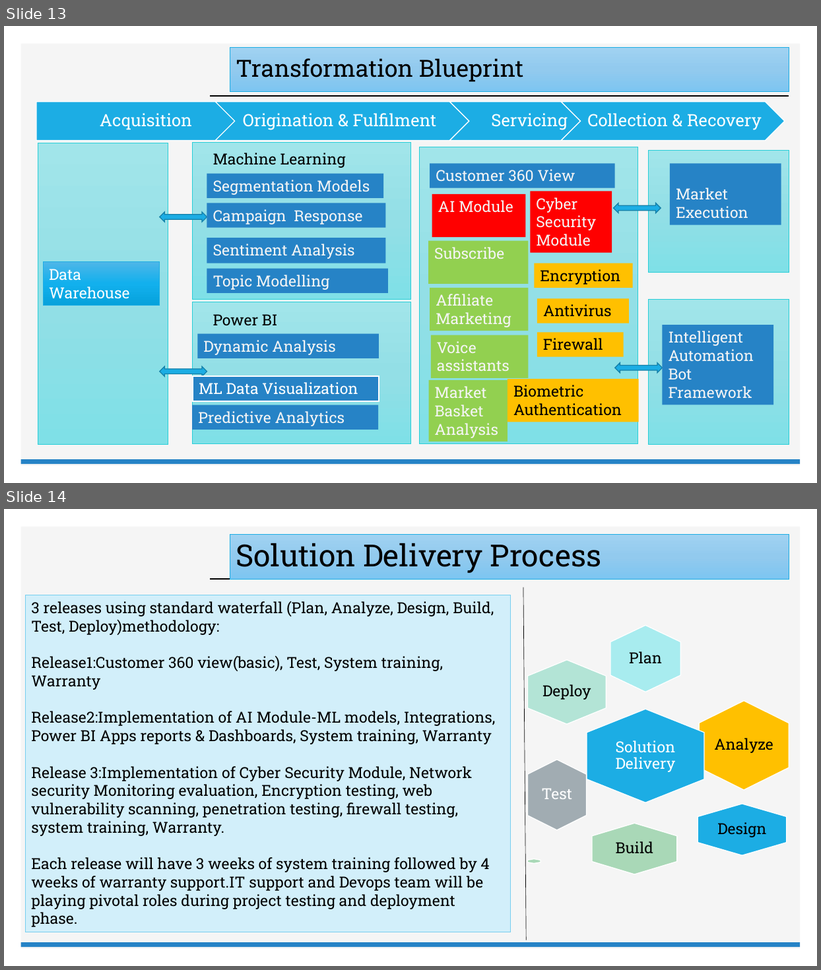
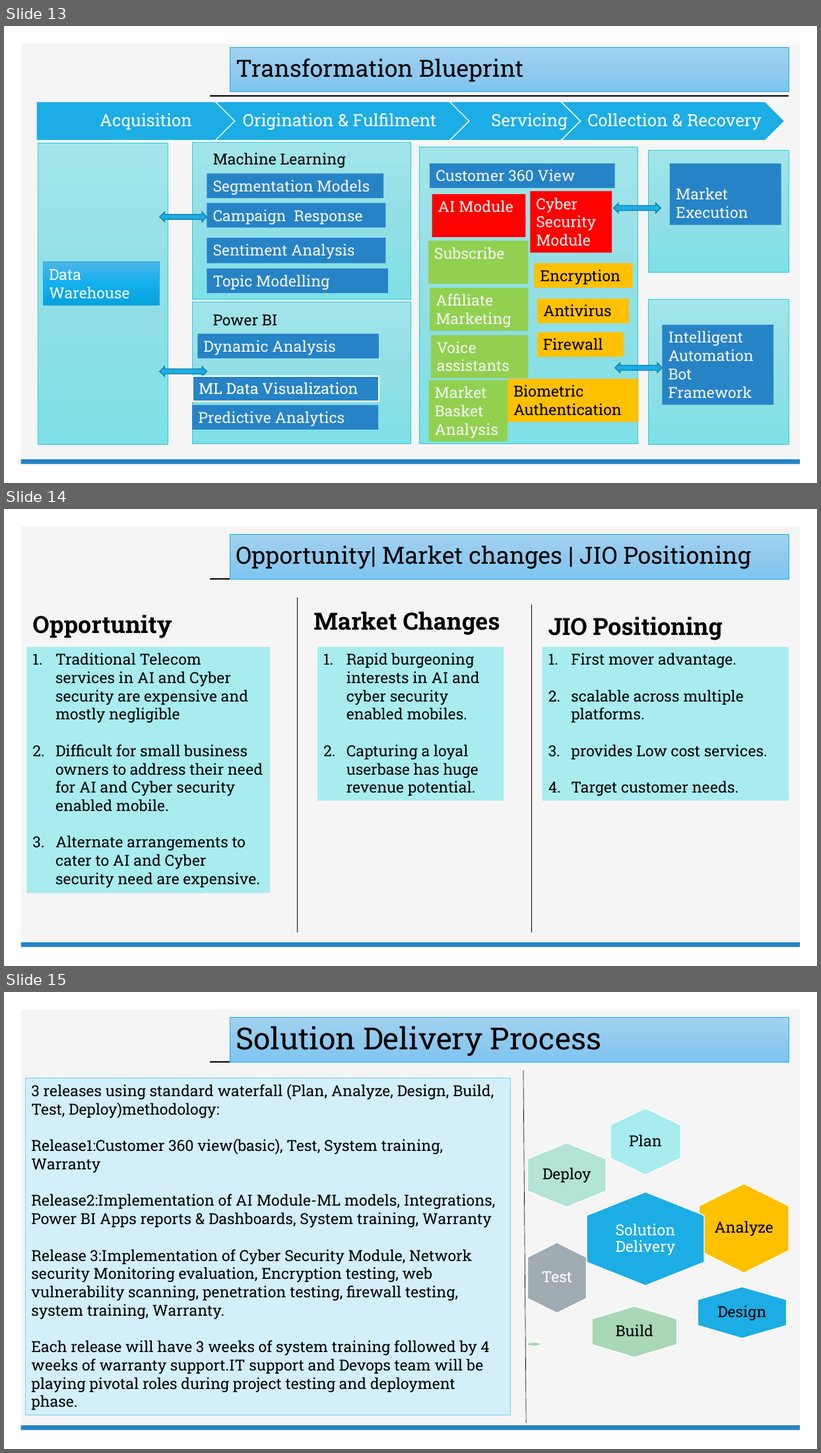
Before and after one commit to Embedded-org/ACCOMPLISHMENTS, a slide deck: SecondYearModule 02-Day 04/JIO_BUSINESS_PLAN.pptx. Shown one above the other, each under a label of ours: slides 13 and 14 before the commit, slides 13, 14 and 15 after it. The pictures are 821x970 and 821x1453 pixels, drawn with LibreOffice and Linux fonts; fonts in the diff are those of the drawing; background and template pictures are left out. Boxes give left, top, right and bottom in pixels: in the first picture for what was removed or moved away, otherwise in the second. Text is boxed around its words. In the diff, an @@ line names an element or a change of style, - is before the commit and + after.

```diff
--- a/SecondYearModule 02-Day 04/JIO_BUSINESS_PLAN.pptx
+++ b/SecondYearModule 02-Day 04/JIO_BUSINESS_PLAN.pptx
@@ slide 14 added at (4,509,817,966), background #FFFFFF; not listed: 3 template elements that a slide beside it also shows @@
@@ title added at (230,535,789,579), fill gradient #A0D3F2 to #92CBEF to #7EC6F1, outline #1CADE4 0.5 pt, 28 pt, text #000000 @@
+Opportunity| Market changes | JIO Positioning
@@ line added from (298, 597) to (298, 933), #000000 0.5 pt @@
@@ line added from (532, 605) to (532, 933), #000000 0.5 pt @@
@@ text added at (32,615,172,638), 28 pt, text #000000, bold @@
+Opportunity
@@ text added at (314,611,500,635), 28 pt, text #000000, bold @@
+Market Changes
@@ text added at (548,617,722,640), 28 pt, text #000000, bold @@
+JIO Positioning
@@ rectangle added at (26,647,270,893), fill #A8ECEF, 18 pt, text #000000 @@
+1. Traditional Telecom services in AI and Cyber security are expensive and mostly negligible
+2. Difficult for small business owners to address their need for AI and Cyber security enabled mobile.
+3. Alternate arrangements to cater to AI and Cyber security need are expensive.
@@ rectangle added at (318,647,504,801), fill #A8ECEF, 18 pt, text #000000 @@
+1. Rapid burgeoning interests in AI and cyber security enabled mobiles.
+2. Capturing a loyal userbase has huge revenue potential.
@@ rectangle added at (543,647,789,801), fill #A8ECEF, 18 pt, text #000000 @@
+1. First mover advantage.
+2. scalable across multiple platforms.
+3. provides Low cost services.
+4. Target customer needs.
@@ what was slide 14 is now slide 15 @@
```
Also in this commit, not shown: 1 slide changed, 4 other slides added.
